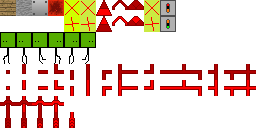
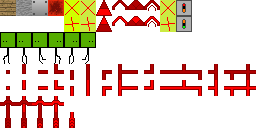
The second 256×128 image is a revision of the first. Changes to its layers:
painted on "atlas.png" over 144, 0, 192, 32
